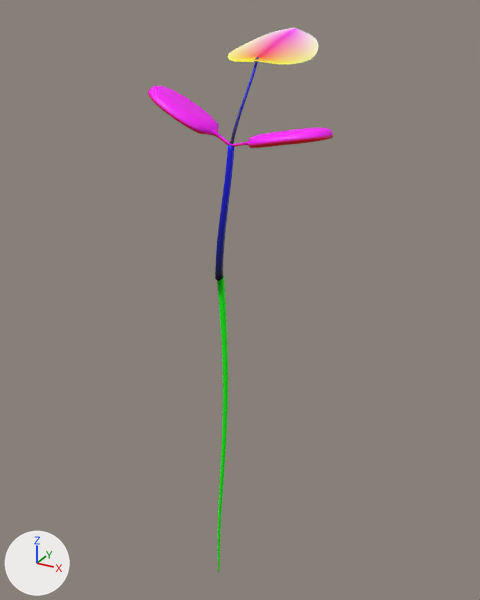
A saved change to the glTF model undersoil/assets/out/plants/clover_seedling.glb.
Both versions are drawn from a camera (50 mm lens) standing at (15.4, -25.9, 12.0) and looking at (-0.4, 2.8, -2.3). Arrows for +X, +Y and +Z are at lower left; the lights stay in place. The older version comes first.

Names of what the first picture shows: 'clover_leaf1', 'clover_seedling'.
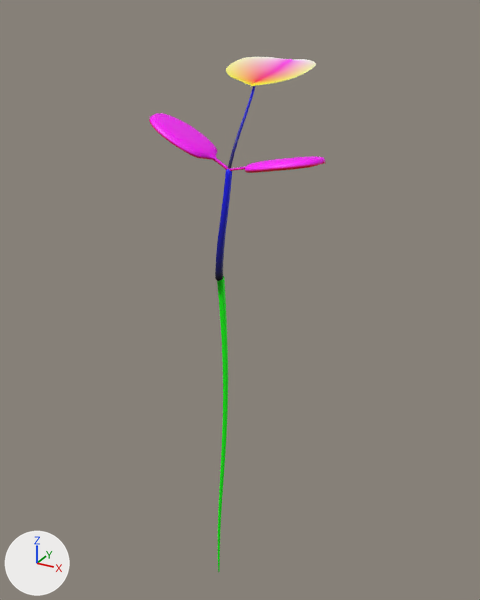
Edits to the bpy script that builds the scene:
```text
Change me_leaf1:
    used by ob_clover_leaf1; location = (0.0, 0.0, 0.0)
    remove me_leaf1.from_pydata(...)  # 389 vertices, 696 faces; spans x -1.41..2.77, y 0.22..6.36, z 6.34..11.15
    add me_leaf1.from_pydata(...)  # 389 vertices, 696 faces; spans x -1.48..2.7, y 0.17..6.41, z 5.24..9.78
    me_leaf1 part 1: the loose piece of 66 vertices spanning x 0.46..0.74, y 0.22..2.58, z 6.34..9.99 is moved by (-0.09, -0.05, -1.09)
    me_leaf1 part 2: the loose piece of 323 vertices spanning x -1.41..2.77, y 2.07..6.36, z 9.72..11.15 is multiplied about its middle by the matrix ((0.997, 0.018, -0.074), (0.003, 1.003, 0.073), (-0.074, 0.484, -0.95)), then moved by (-0.1, -0.01, -1.18)
Change me_seedling:
    used by ob_clover_seedling; location = (0.0, 0.0, 0.0)
    remove me_seedling.from_pydata(...)  # 1962 vertices, 3912 faces; spans x -3.8..5.3, y -0.9..1.7, z -19.0..8.7
    add me_seedling.from_pydata(...)  # 1962 vertices, 3912 faces; spans x -3.7..5.0, y -1.1..1.7, z -19.0..7.5
    me_seedling part 3: the loose piece of 750 vertices spanning x 0.5..5.3, y -0.9..1.6, z 6.3..7.5 is scaled about its middle by (0.954, 1.08, 0.854), then moved by (-0.2, -0.1, -1.1)
    me_seedling part 4: the loose piece of 750 vertices spanning x -3.8..0.6, y -0.9..1.7, z 6.3..8.7 is scaled about its middle by (0.953, 1.08, 0.933), then moved by (0.0, -0.1, -1.1)
    me_seedling part 5: 261 of the vertices in x -0.2..0.7, y -0.2..0.4, z 0.5..6.5 are scaled about the mesh origin by (0.88, 0.938, 0.828)
```

Where the change shows, as pixel boxes [x1, y1, x2, y2] in the pictures (480 x 600 px; the box of a moved part takes in the faces that stretch with it):
'clover_seedling', reshaped
    before: [148, 86, 333, 572]
    after: [149, 113, 325, 572]
'clover_leaf1', reshaped
    before: [228, 27, 319, 144]
    after: [226, 57, 316, 169]
part 1 of me_leaf1, moved or reshaped
    before: [230, 57, 259, 144]
    after: [228, 82, 255, 169]
part 2 of me_leaf1, moved or reshaped
    before: [228, 27, 319, 64]
    after: [226, 57, 316, 86]
part 3 of me_seedling, moved or reshaped
    before: [231, 128, 333, 148]
    after: [229, 156, 325, 173]
part 4 of me_seedling, moved or reshaped
    before: [148, 86, 231, 145]
    after: [149, 113, 228, 170]
part 5 of me_seedling, moved or reshaped
    before: [215, 145, 234, 275]
    after: [215, 169, 232, 275]
